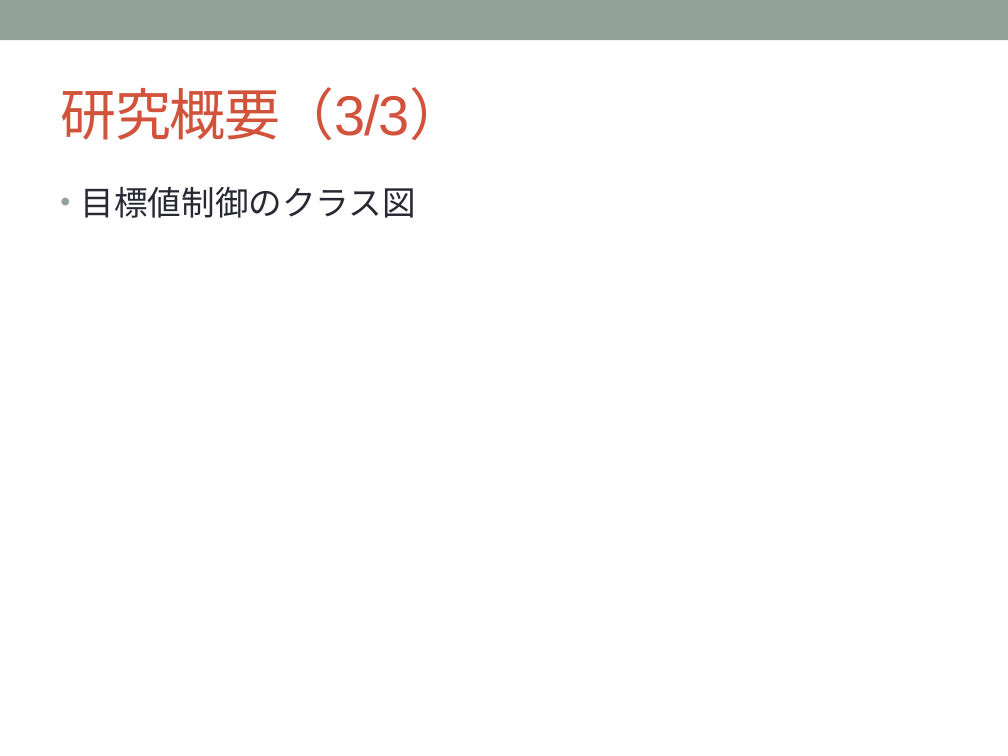
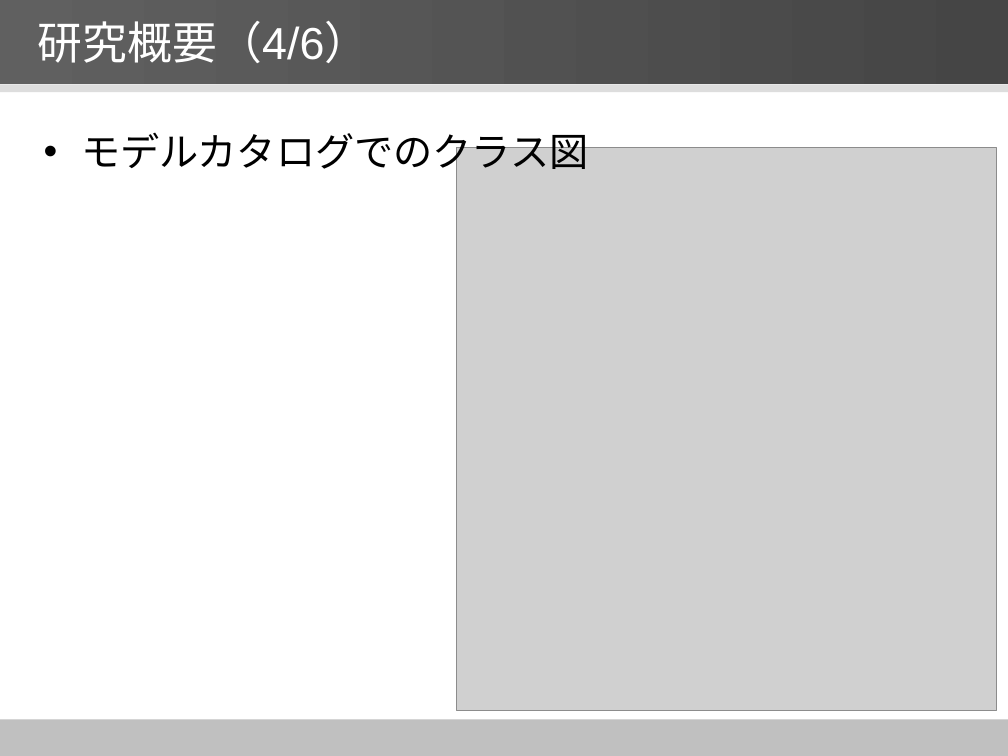
Before and after one commit to YutaNiimura/leJOS-OSEK, a slide deck: slide 13 of 中間発表関連/5I25新村祐太 中間発表スライドver0.5.pptx. Drawn at 1008x756 pixels with LibreOffice and Linux fonts; fonts in the diff are those of the drawing; grey boxes stand for pictures. Boxes give left, top, right and bottom in pixels: in the first picture for what was removed or moved away, otherwise in the second. Text is boxed around its words. In the diff, an @@ line names an element or a change of style, - is before the commit and + after.

```diff
--- a/中間発表関連/5I25新村祐太 中間発表スライドver0.5.pptx
+++ b/中間発表関連/5I25新村祐太 中間発表スライドver0.5.pptx
@@ rectangle: place and size @@
-rectangle at [0, 0, 1008, 40]
+rectangle at [0, 0, 1008, 85]
@@ rectangle at [0, 0, 1008, 85]: fill #93A299 to gradient #606060 to #6B6B6B @@
@@ title at [38, 21, 369, 63]: text changed; size 40 to 32 pt; text colour #D2533C to #FFFFFF @@
-研究概要（3/3）
+研究概要（4/6）
@@ rectangle added at [0, 85, 1008, 93], fill #DDDDDD @@
@@ text at [82, 132, 589, 177]: text changed; size 24 to 28 pt; text colour #292934 to #000000 @@
-• 目標値制御のクラス図
+• モデルカタログでのクラス図
@@ picture added at [457, 148, 996, 711] @@
@@ rectangle added at [0, 720, 1008, 756], fill #C0C0C0 @@
```
Also in this commit, not shown: 14 other slides changed, 8 slides added, 6 slides removed, 5 other files.
